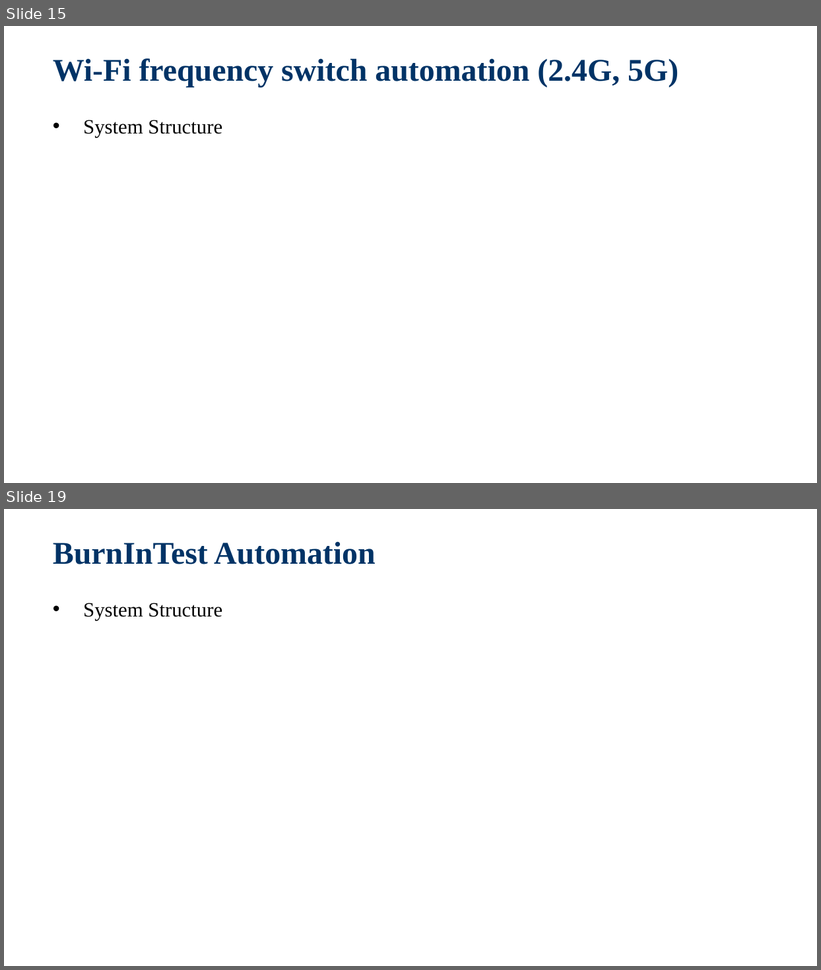
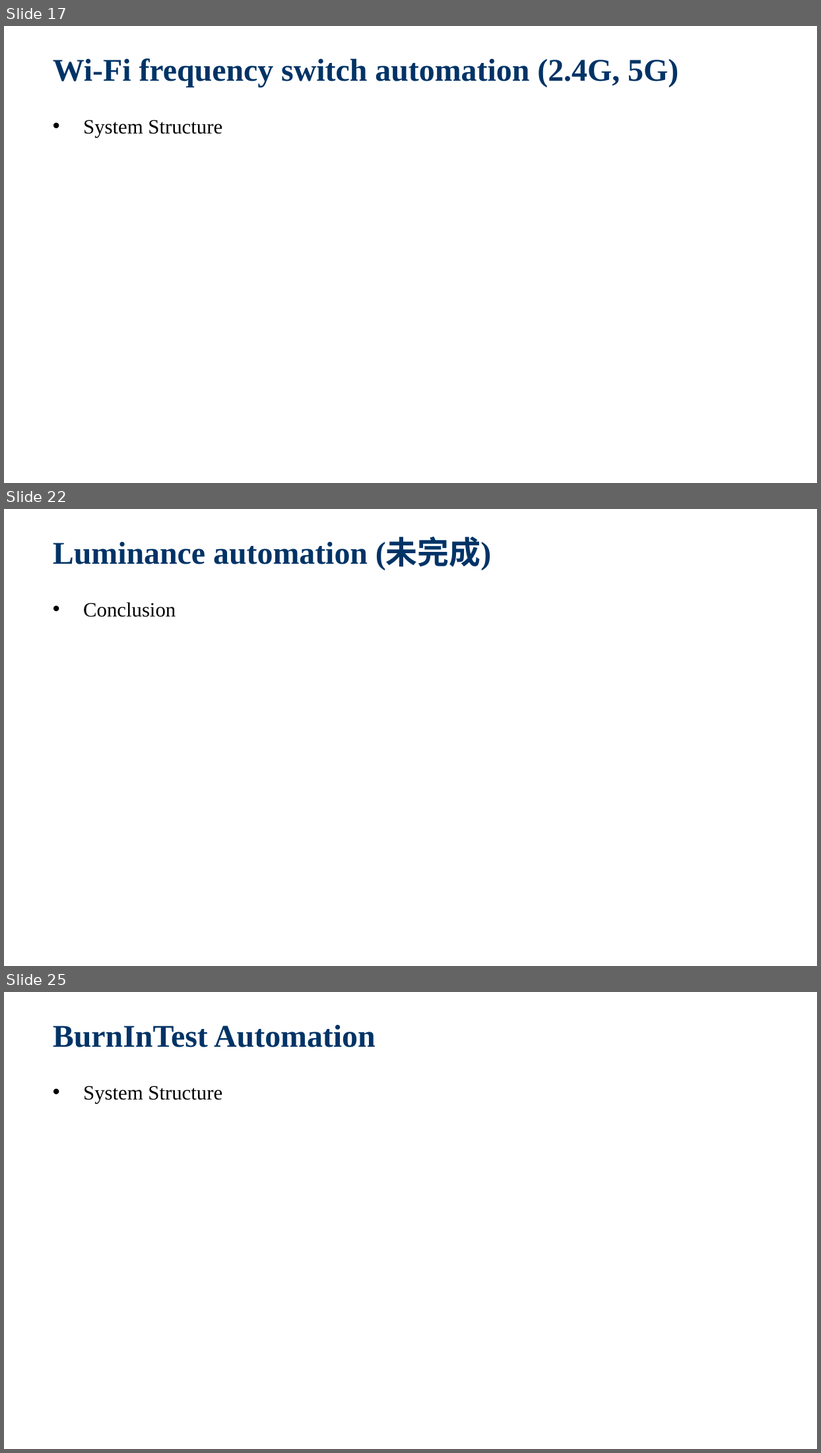
Before and after one commit to jackiejay888/automation, a slide deck: kpi/Test Automation_Demo.pptx. Shown one above the other, each under a label of ours: slides 15 and 19 before the commit, slides 17, 22 and 25 after it; the slides between them are not shown. The pictures are 821x970 and 821x1453 pixels, drawn with LibreOffice and Linux fonts; fonts in the diff are those of the drawing; background and template pictures are left out. Boxes give left, top, right and bottom in pixels: in the first picture for what was removed or moved away, otherwise in the second. Text is boxed around its words. In the diff, an @@ line names an element or a change of style, - is before the commit and + after.

```diff
--- a/kpi/Test Automation_Demo.pptx
+++ b/kpi/Test Automation_Demo.pptx
@@ slide 22 added at bbox=[4, 509, 817, 966], background picture (left out) @@
@@ title added at bbox=[53, 539, 491, 570], 28 pt, text #003366, bold @@
+Luminance automation (未完成)
@@ text added at bbox=[83, 602, 176, 617], 18 pt, text #000000 @@
+  • Conclusion
@@ what was slide 15 is now slide 17 @@
@@ what was slide 19 is now slide 25 @@
```
Also in this commit, not shown: 3 slides changed, 7 other slides added, 2 other files.
